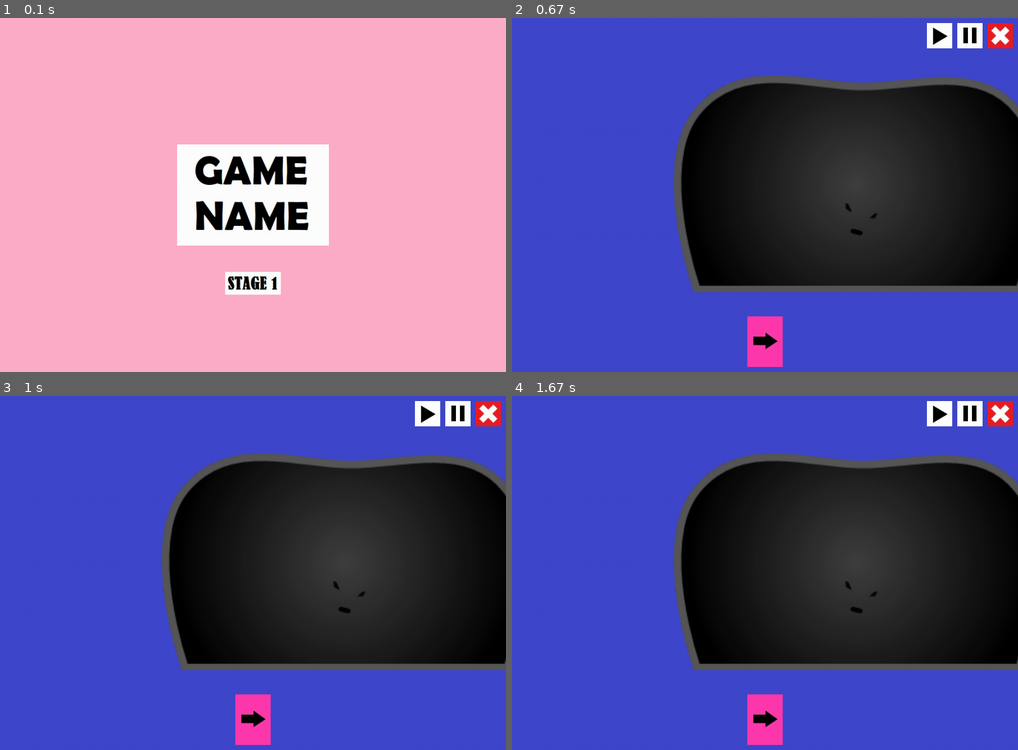
Above: before the commit, frames 1-4 (two rows, left to right).
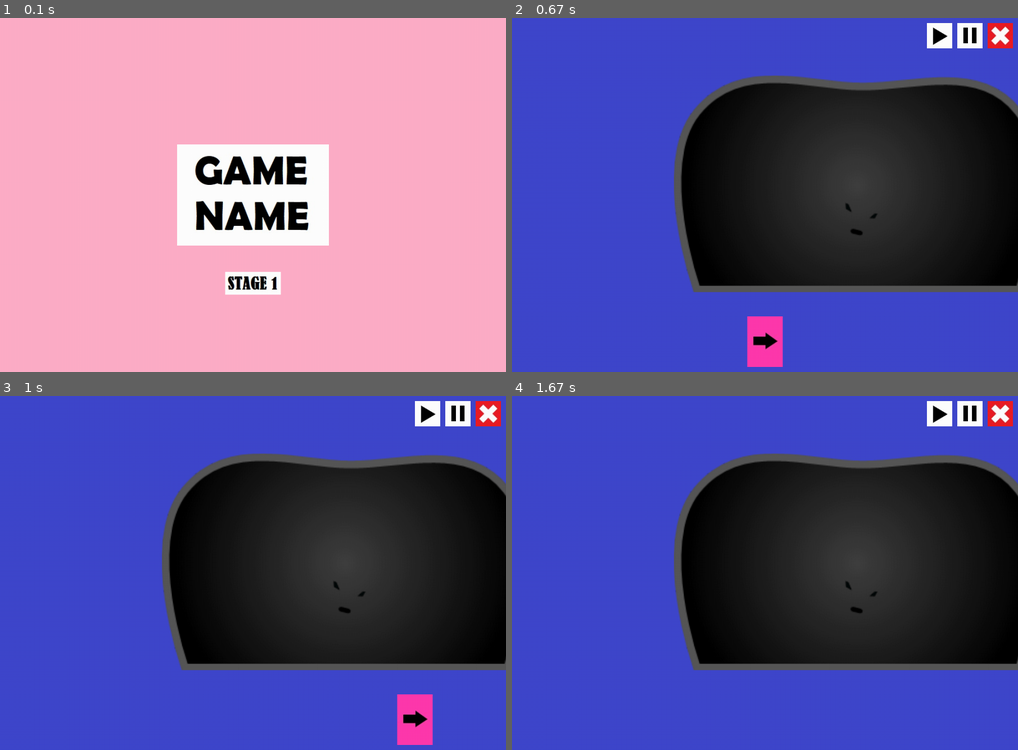
Above: after the commit, the same moments.

Repository: ss-hyun/Chilbo_pygame_pj
Game: pygame game, started from main.py
The game is run twice, just before and just after one commit, with the same random seed, the same clock (stepped at 60 frames per second) and the same inputs.
Inputs (mouse positions are in pixels of both pictures, inside the frame that each line leads up to):
- Up to frame 1 (0.1 s): no input
- Up to frame 2 (0.67 s): press the mouse at (765, 283) at 0.37 s; move the mouse to (704, 241) at 0.47 s; release the mouse at (643, 198) at 0.6 s
- Up to frame 3 (1 s): hold Right from 0.67 s (still down)
- Up to frame 4 (1.67 s): release Right at 1.13 s; hold Up 1.17-1.47 s

Frames 1-2 are identical in both runs. In frame 3, 2.0% of the frame differs, in the area x 46-86%, y 84-99%; in frame 4, 1.0%.

Commit message:
Fix keyboard event add

Diff:
--- a/stage_template.py
+++ b/stage_template.py
@@ -109,7 +109,7 @@
                     self.event_mouse.append(pygame.mouse.get_pos())
                     for b in self.frame.button:
                         b.click()
-                elif event.type == pygame.KEYDOWN and event.type == pygame.KEYUP:
+                elif event.type == pygame.KEYDOWN or event.type == pygame.KEYUP:
                     self.event_key.append(event)
             if self.frame.pause:
                 continue
